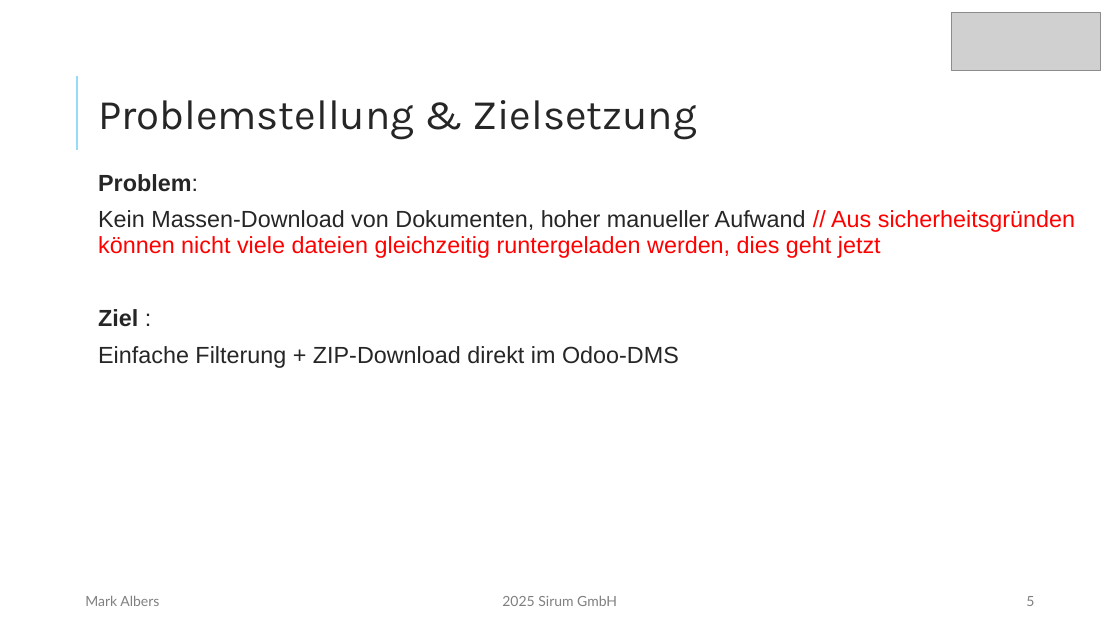
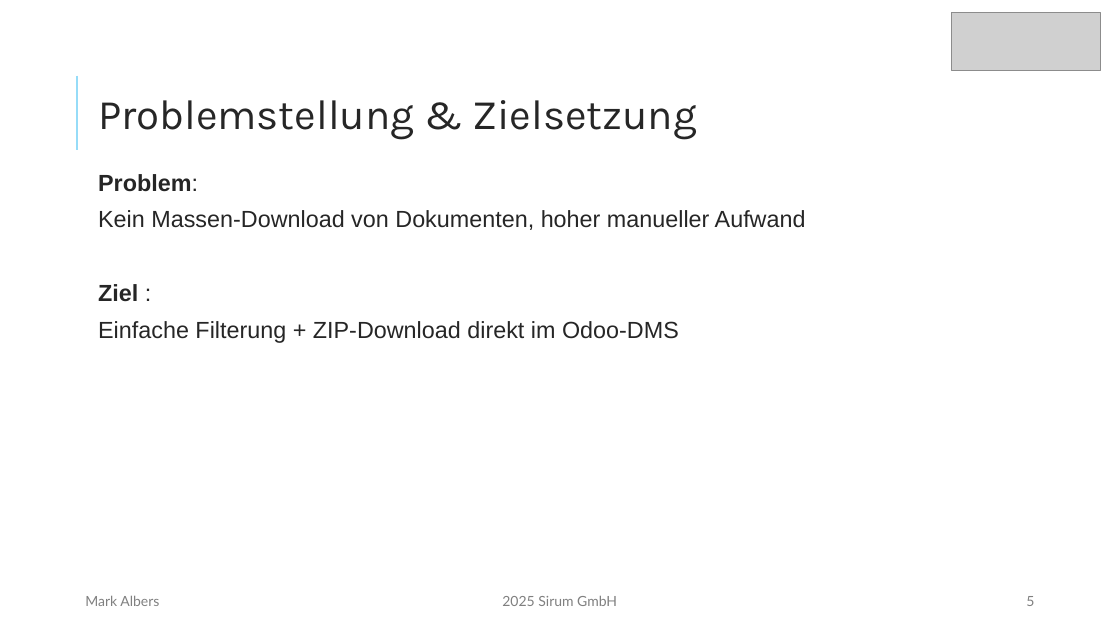
Before and after one commit to mork02/IHK-Projekt, a slide deck: slide 5 of Präsentation/Entwicklung eines Odoo-Moduls zur ZIP-komprimierten Dateiverwaltung im Dokumentenmanagementsystem.pptx. Drawn at 1120x630 pixels with LibreOffice and Linux fonts; fonts in the diff are those of the drawing; grey boxes stand for pictures. Boxes give left, top, right and bottom in pixels: in the first picture for what was removed or moved away, otherwise in the second. Text is boxed around its words. In the diff, an @@ line names an element or a change of style, - is before the commit and + after.

```diff
--- a/Präsentation/Entwicklung eines Odoo-Moduls zur ZIP-komprimierten Dateiverwaltung im Dokumentenmanagementsystem.pptx
+++ b/Präsentation/Entwicklung eines Odoo-Moduls zur ZIP-komprimierten Dateiverwaltung im Dokumentenmanagementsystem.pptx
@@ text at (98,210,806,230): text changed; text colour #FF0000 to #262626 @@
-Kein Massen-Download von Dokumenten, hoher manueller Aufwand // Aus sicherheitsgründen können nicht viele dateien gleichzeitig runtergeladen werden, dies geht jetzt
+Kein Massen-Download von Dokumenten, hoher manueller Aufwand
```
Also in this commit, not shown: 5 other slides changed, 1 slide added, 3 other files.
